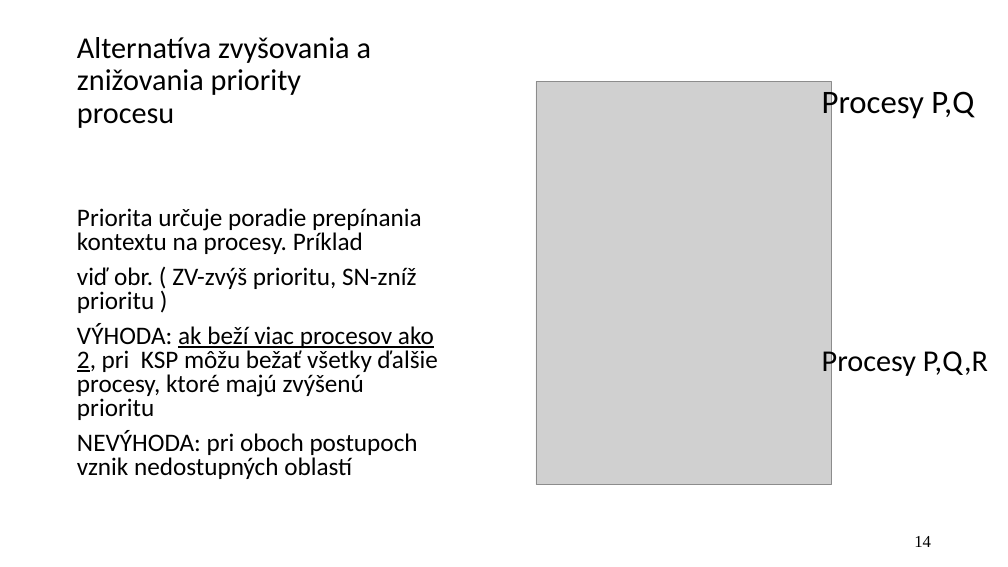
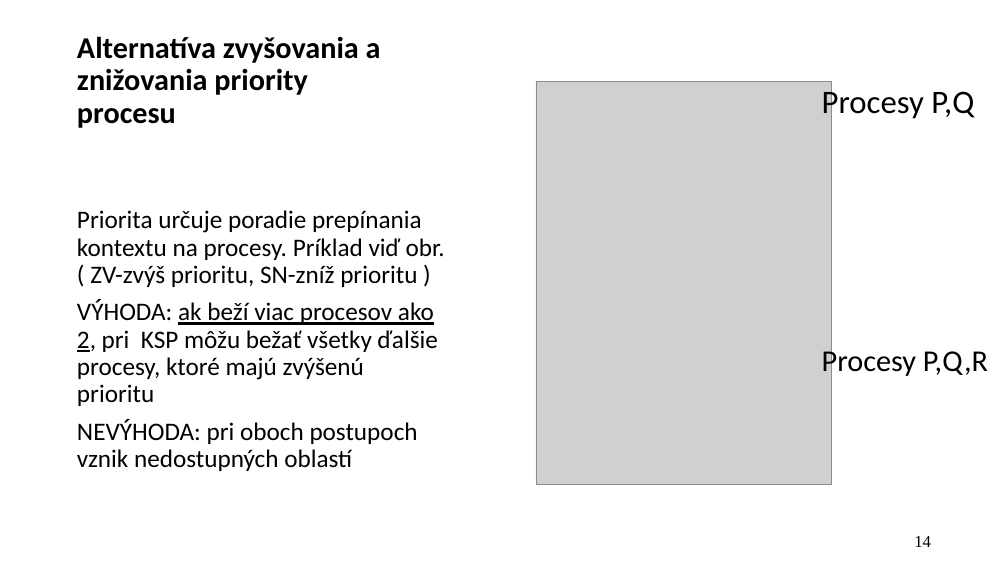
Before and after one commit to jb23lm87/OS-prednasky, a slide deck: slide 14 of OS 2 Úvod do paralélnych procesov a synchronizácie.pptx. Drawn at 1008x567 pixels with LibreOffice and Linux fonts; fonts in the diff are those of the drawing; grey boxes stand for pictures. Boxes give left, top, right and bottom in pixels: in the first picture for what was removed or moved away, otherwise in the second. Text is boxed around its words. In the diff, an @@ line names an element or a change of style, - is before the commit and + after.

```diff
--- a/OS 2 Úvod do paralélnych procesov a synchronizácie.pptx
+++ b/OS 2 Úvod do paralélnych procesov a synchronizácie.pptx
@@ title "Alternatíva zvyšovania a znižovania priority ..." at [77,36,381,128]: bold on @@
@@ text at [77,210,445,287]: text changed @@
-Priorita určuje poradie prepínania kontextu na procesy. Príklad
-viď obr. ( ZV-zvýš prioritu, SN-zníž prioritu )
+Priorita určuje poradie prepínania kontextu na procesy. Príklad viď obr. ( ZV-zvýš prioritu, SN-zníž prioritu )
@@ text at [77,300,438,471]: line spacing 0.8 to 0.9 @@
```
Also in this commit, not shown: 13 other slides changed, 7 slides added, 8 slides removed.
